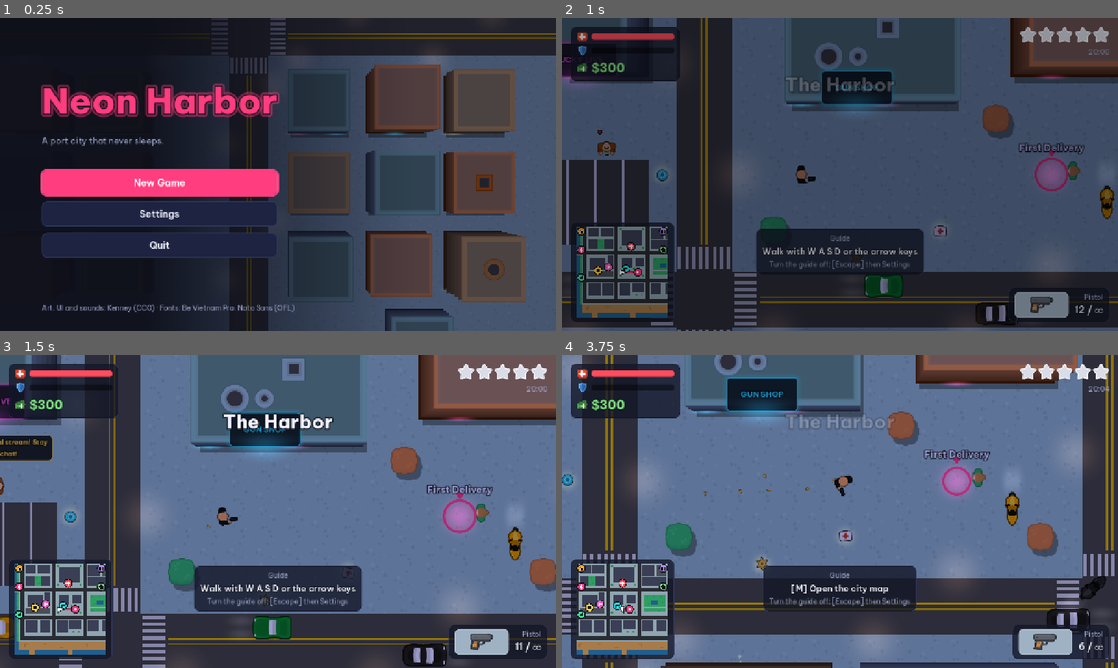
Above: before the commit, frames 1-4 (two rows, left to right).
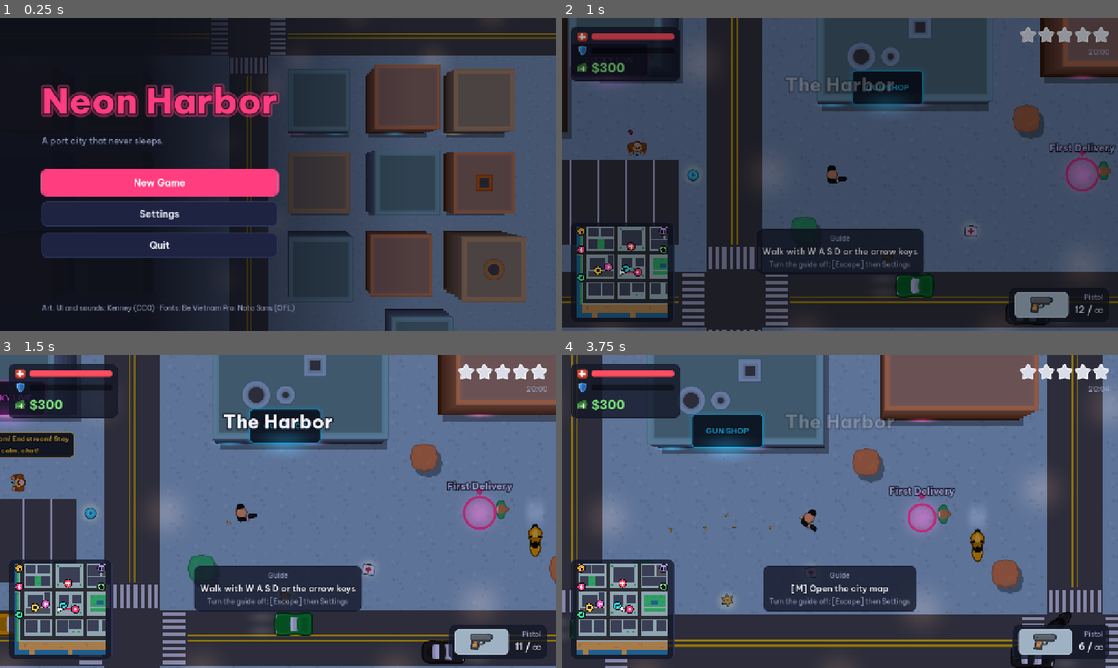
Above: after the commit, the same moments.

Repository: quzkhanh/neon-harbor
Game: Godot game, scene res://scenes/menu.tscn
Two runs of this game, one before a commit and one after it. Both use one fixed random seed, a clock stepped at 60 frames per second and the inputs below.
Inputs (mouse positions are in pixels of both pictures, inside the frame that each line leads up to):
- Up to frame 1 (0.25 s): no input
- Up to frame 2 (1 s): click "New Game" at 0.5 s
- Up to frame 3 (1.5 s): tap Enter (ui_accept) at 1.25 s; move the mouse to (400, 495) at 1.27 s; press the mouse at (400, 495) at 1.28 s; hold D (move_right) from 1.28 s (still down)
- Up to frame 4 (3.75 s): tap Enter (ui_accept) at 1.52 s; release D (move_right) at 2 s; release the mouse at (962, 495) at 2 s; drag from (728, 527) to (867, 577) at 2.02 s; move the mouse to (895, 442) at 2.77 s; hold D (move_right) 2.78-3.5 s; hold H (horn) 2.78-3.5 s; click (895, 442) at 3.05 s; drag from (812, 574) to (990, 589) at 3.52 s

Frame 1 is identical in both runs. In frame 2, 24% of the frame differs, in the area x 0-100%, y 0-100%; in frame 3, 24%; in frame 4, 44%.

Commit message:
Smooth motion and gentler screen shake: physics interpolation, enemy fire no longer shakes the screen
- Enable 2D physics interpolation so walking and driving no longer judder on 75/120/144 Hz screens
  (measured on-screen wobble drops from ~1.5 px per frame to ~0.01 px).
- CameraRig interpolates its target between physics ticks itself (2D has no interpolated global transform)
  and turns automatic interpolation off in _init so Camera2D keeps updating every frame.
- Turn interpolation off for nodes that set their transform every frame (BuildingDepth, Effects layer,
  menu backdrop camera); run transform tweens on the physics tick; reset interpolation after teleports.
- Only the player's own gunfire shakes the camera, as melee already did.
- Screen shake follows smooth noise at a fixed rate instead of a new random offset every frame.
- The look-ahead point eases toward its goal, so a car bouncing back from a crash no longer whips the camera.

Diff:
--- a/game/project.godot
+++ b/game/project.godot
@@ -52,6 +52,7 @@
 
 2d/default_gravity=0.0
 common/physics_ticks_per_second=60
+common/physics_interpolation=true
 
 [rendering]
 
--- a/game/scripts/actors/ally.gd
+++ b/game/scripts/actors/ally.gd
@@ -45,6 +45,7 @@
 	if not on:
 		var spot := player().global_position + Vector2(randf_range(-40, 40), 40)
 		global_position = spot if not city.data.is_solid(MapData.world_to_cell(spot)) else player().global_position
+		reset_physics_interpolation()
 
 
 func _enemy() -> Node2D:
--- a/game/scripts/actors/emote.gd
+++ b/game/scripts/actors/emote.gd
@@ -30,7 +30,7 @@
 
 
 func _ready() -> void:
-	var t := create_tween()
+	var t := create_tween().set_process_mode(Tween.TWEEN_PROCESS_PHYSICS)
 	t.tween_property(self, "scale", Vector2.ONE, 0.15).set_trans(Tween.TRANS_BACK).set_ease(Tween.EASE_OUT)
 	t.tween_interval(LIFE)
 	t.tween_property(self, "modulate:a", 0.0, 0.3)
--- a/game/scripts/actors/human.gd
+++ b/game/scripts/actors/human.gd
@@ -169,7 +169,7 @@
 	body.scale = Vector2.ONE
 	var slide := dir.normalized() * Tuning.CORPSE_SLIDE
 	Fx.blood_pool(global_position + slide)
-	var tween := create_tween().set_parallel()
+	var tween := create_tween().set_parallel().set_process_mode(Tween.TWEEN_PROCESS_PHYSICS)
 	tween.tween_property(body, "rotation", facing + PI * 0.5 * signf(dir.x + 0.01), 0.25)
 	tween.tween_property(body, "position", slide, 0.25).set_ease(Tween.EASE_OUT)
 	died.emit(self)
--- a/game/scripts/actors/player.gd
+++ b/game/scripts/actors/player.gd
@@ -172,6 +172,7 @@
 	var v := vehicle
 	vehicle = null
 	global_position = v.exit_point()
+	reset_physics_interpolation()
 	if v.velocity.length() > Tuning.BAIL_SPEED:
 		knocked = Tuning.KNOCKDOWN_TIME * 0.5
 		knock_velocity = v.velocity * 0.5
@@ -198,6 +199,7 @@
 	if vehicle:
 		exit_vehicle()
 	global_position = pos
+	reset_physics_interpolation()
 	alive = true
 	knocked = 0.0
 	knock_velocity = Vector2.ZERO
--- a/game/scripts/actors/siren_lights.gd
+++ b/game/scripts/actors/siren_lights.gd
@@ -20,6 +20,8 @@
 		g.scale = Vector2.ONE * 0.8
 		add_child(g)
 		_glows.append(g)
+	_glows[0].position = Vector2(-2, -BAR.y * 0.35)
+	_glows[1].position = Vector2(-2, BAR.y * 0.35)
 
 
 func set_active(on: bool) -> void:
@@ -39,8 +41,6 @@
 	var red_on := active and fmod(Time.get_ticks_msec() / 1000.0, PERIOD * 2.0) < PERIOD
 	_glows[0].modulate.a = 0.8 if red_on else 0.0
 	_glows[1].modulate.a = 0.8 if active and not red_on else 0.0
-	_glows[0].position = Vector2(-2, -BAR.y * 0.35)
-	_glows[1].position = Vector2(-2, BAR.y * 0.35)
 	queue_redraw()
 
 
--- a/game/scripts/combat/combat.gd
+++ b/game/scripts/combat/combat.gd
@@ -23,7 +23,8 @@
 			_flame(shooter, w, origin, angle)
 	if w.kind != "flame" or randf() < 0.2:
 		Sfx.play_at(w.sound, origin, 0.0, randf_range(0.94, 1.06))
-	Fx.shake(float(w.shake))
+	if shooter is Player:
+		Fx.shake(float(w.shake))
 	shooter.get_tree().call_group("listeners", "hear_gunshot", origin, shooter)
 
 
--- a/game/scripts/core/tuning.gd
+++ b/game/scripts/core/tuning.gd
@@ -37,6 +37,7 @@
 const LOOK_AHEAD := 150.0
 const LOOK_AHEAD_DRIVING := 0.45  # giây nhìn trước theo vận tốc xe
 const CAMERA_SMOOTH := 6.0
+const LOOK_SMOOTH := 2.5  # điểm nhìn trước đổi dần: xe bật ngược khi đâm không quét cả khung hình theo
 # Điều khiển cảm ứng (đơn vị khung 1280×720; nhân Game.settings.touch_scale)
 const TOUCH_STICK_RADIUS := 110.0
 const TOUCH_KNOB := 46.0
@@ -274,6 +275,7 @@
 # Hiệu ứng
 const SHAKE_DECAY := 2.2
 const SHAKE_MAX_OFFSET := 18.0
+const SHAKE_FREQ := 14.0  # rung theo nhiễu mượt chừng này nhịp mỗi giây, không nhảy ngẫu nhiên từng frame
 const TRACER_TIME := 0.06
 const MUZZLE_TIME := 0.05
 
--- a/game/scripts/missions/activity_race.gd
+++ b/game/scripts/missions/activity_race.gd
@@ -43,6 +43,7 @@
 	v.global_position = pos
 	v.rotation = heading.angle()
 	v.velocity = Vector2.ZERO
+	v.reset_physics_interpolation()
 
 
 func _countdown() -> void:
--- a/game/scripts/missions/missions.gd
+++ b/game/scripts/missions/missions.gd
@@ -65,6 +65,7 @@
 	_rosa.visible = n > 0
 	if n > 0:
 		_rosa.global_position = giver_pos(n) + GIVER_OFFSET
+		_rosa.reset_physics_interpolation()
 
 
 func _process(_delta: float) -> void:
@@ -126,6 +127,7 @@
 		if city.player.vehicle:
 			city.player.exit_vehicle()
 		city.player.global_position = giver_pos(n)
+		city.player.reset_physics_interpolation()
 		start(n, false)
 
 
--- a/game/scripts/ui/backdrop.gd
+++ b/game/scripts/ui/backdrop.gd
@@ -20,6 +20,7 @@
 	add_child(tint)
 	_camera = Camera2D.new()
 	_camera.zoom = Vector2.ONE * ZOOM
+	_camera.physics_interpolation_mode = Node.PHYSICS_INTERPOLATION_MODE_OFF
 	add_child(_camera)
 	_camera.make_current()
 	var rect := map.data.world_rect()
--- a/game/scripts/world/building_depth.gd
+++ b/game/scripts/world/building_depth.gd
@@ -16,6 +16,7 @@
 
 func build(data: MapData, tileset: TileSet, walls: TileMapLayer, wall_table: Dictionary) -> void:
 	process_priority = 1  # sau CameraRig: dùng tâm camera (kể cả rung) của chính frame này
+	physics_interpolation_mode = Node.PHYSICS_INTERPOLATION_MODE_OFF  # tự đặt transform từng frame qua RenderingServer
 	_source = tileset.get_source(0)
 	walls.modulate = Palette.WALL_BASE
 	var heights := [Tuning.BUILDING_RISE_LOW, Tuning.BUILDING_RISE_HIGH]
--- a/game/scripts/world/camera_rig.gd
+++ b/game/scripts/world/camera_rig.gd
@@ -2,14 +2,28 @@
 extends Camera2D
 ## Camera bám người chơi, nhìn trước theo hướng ngắm (đi bộ) hoặc vận tốc (lái xe).
 ## Dịch `position` (không dùng offset) để limit_* vẫn giữ khung hình trong bản đồ; offset chỉ dùng để rung.
+## Physics interpolation chỉ nội suy 2D phía server (không có get_global_transform_interpolated), nên camera tắt nội suy tự động
+## và tự nội suy vị trí mục tiêu giữa hai tick vật lý: bám theo đúng chỗ nhân vật đang được vẽ, không giật theo nhịp 60Hz.
 
 const ZOOM_WALK := 1.0
 const ZOOM_DRIVE := 0.78
 const ZOOM_SMOOTH := 2.0
+const TELEPORT := 256.0  # mục tiêu nhảy xa hơn chừng này trong một tick: dịch chuyển tức thời, không nội suy
 
 var target: Player
 var trauma := 0.0
 var _bounds := Rect2()
+var _tick_from := Vector2.ZERO
+var _tick_to := Vector2.ZERO
+var _look := Vector2.ZERO
+var _shake_time := 0.0
+var _noise := FastNoiseLite.new()
+
+
+func _init() -> void:
+	_noise.frequency = 1.0
+	physics_interpolation_mode = Node.PHYSICS_INTERPOLATION_MODE_OFF  # trước khi vào cây, không thì Camera2D tự ép sang cập nhật theo tick
+	process_physics_priority = 1  # sau Player/Vehicle: lấy vị trí đã di chuyển của chính tick này
 
 
 func _ready() -> void:
@@ -24,6 +38,8 @@
 	limit_right = int(world.end.x)
 	limit_bottom = int(world.end.y)
 	global_position = player.global_position
+	_tick_from = _followed()
+	_tick_to = _tick_from
 	make_current()
 
 
@@ -31,24 +47,40 @@
 	trauma = minf(trauma + amount / Tuning.SHAKE_MAX_OFFSET, 1.0)
 
 
+func _physics_process(_delta: float) -> void:
+	if target == null:
+		return
+	_tick_from = _tick_to
+	_tick_to = _followed()
+	if _tick_from.distance_to(_tick_to) > TELEPORT:
+		_tick_from = _tick_to
+
+
+func _followed() -> Vector2:
+	return target.vehicle.global_position if target.vehicle else target.global_position
+
+
 func _process(delta: float) -> void:
 	if target == null:
 		return
 	var v := target.vehicle
-	var goal := target.global_position
+	var look := Vector2.ZERO
 	var zoom_goal := ZOOM_WALK
 	if v:
-		goal = v.global_position + v.velocity * Tuning.LOOK_AHEAD_DRIVING
+		look = v.velocity * Tuning.LOOK_AHEAD_DRIVING
 		zoom_goal = lerpf(ZOOM_WALK, ZOOM_DRIVE, clampf(v.velocity.length() / float(v.spec.max_speed), 0.0, 1.0) + 0.3)
 	elif target.alive:
-		goal += target.aim_vector() * Tuning.LOOK_AHEAD
+		look = target.aim_vector() * Tuning.LOOK_AHEAD
+	_look = _look.lerp(look, 1.0 - exp(-Tuning.LOOK_SMOOTH * delta))
+	var goal := _tick_from.lerp(_tick_to, Engine.get_physics_interpolation_fraction()) + _look
 	zoom = zoom.lerp(Vector2.ONE * zoom_goal, minf(ZOOM_SMOOTH * delta, 1.0))
 	var half := get_viewport_rect().size / zoom * 0.5
 	goal = goal.clamp(_bounds.position + half, (_bounds.end - half).max(_bounds.position + half))
 	global_position = global_position.lerp(goal, 1.0 - exp(-Tuning.CAMERA_SMOOTH * delta))
 	trauma = maxf(trauma - Tuning.SHAKE_DECAY * delta, 0.0)
 	var amount := trauma * trauma * Tuning.SHAKE_MAX_OFFSET
-	offset = Vector2(randf_range(-1, 1), randf_range(-1, 1)) * amount
+	_shake_time += delta * Tuning.SHAKE_FREQ
+	offset = Vector2(_noise.get_noise_2d(_shake_time, 0.0), _noise.get_noise_2d(0.0, _shake_time)) * amount
 
 
 ## Tâm khung hình thật (để spawn/despawn ngoài màn hình).
--- a/game/scripts/world/cheats.gd
+++ b/game/scripts/world/cheats.gd
@@ -54,6 +54,7 @@
 	var p := city.player
 	var v := city.spawn_vehicle("super", MapData.world_to_cell(p.global_position), p.facing)
 	v.global_position = p.global_position + Vector2.from_angle(p.facing) * Tuning.TILE * 1.5
+	v.reset_physics_interpolation()
 	Game.notice.emit(tr("CHEAT_CAR"))
 
 
--- a/game/scripts/world/city.gd
+++ b/game/scripts/world/city.gd
@@ -38,6 +38,7 @@
 	add_child(Ramps.new())
 	effects = Node2D.new()
 	effects.name = "Effects"
+	effects.physics_interpolation_mode = Node.PHYSICS_INTERPOLATION_MODE_OFF  # vòng nhiệm vụ, vật phẩm, hiệu ứng: dịch theo frame hoặc đứng yên
 	add_child(effects)
 	Fx.root = effects
 	actors = Node2D.new()
--- a/game/scripts/world/helicopter.gd
+++ b/game/scripts/world/helicopter.gd
@@ -143,7 +143,7 @@
 	Fx.shake(8.0)
 	_spot.visible = false
 	downed.emit()
-	var t := create_tween().set_parallel()
+	var t := create_tween().set_parallel().set_process_mode(Tween.TWEEN_PROCESS_PHYSICS)
 	t.tween_property(_body, "scale", Vector2.ONE * 0.55, 1.2)
 	t.tween_property(_body, "rotation", _body.rotation + 6.0, 1.2)
 	t.tween_property(_body, "position", Vector2.ZERO, 1.2)
--- a/game/scripts/world/properties.gd
+++ b/game/scripts/world/properties.gd
@@ -32,6 +32,7 @@
 		if owns("safehouses", i) and not stored.is_empty() and DataDB.vehicles().has(stored.kind):
 			var v := city.spawn_vehicle(stored.kind, MapData.world_to_cell(safehouses[i]), 0.0, stored.sprite)
 			v.global_position = _garage_spot(i)
+			v.reset_physics_interpolation()
 			v.set_meta("garage", i)
 
 
--- a/game/scripts/world/roadblocks.gd
+++ b/game/scripts/world/roadblocks.gd
@@ -51,6 +51,7 @@
 	var across: Vector2 = spot.across
 	var car := city.spawn_vehicle("police", MapData.world_to_cell(center), across.angle())
 	car.global_position = center
+	car.reset_physics_interpolation()
 	city.police._cars.append(car)  # còi/đèn và dọn xe theo Police như xe cảnh sát khác
 	var nodes: Array = [car, SpikeStrip.make(city.effects, center - along * Tuning.TILE * 1.6, across.angle(), Tuning.TILE * 2.0)]
 	for s in [-1.0, 1.0].slice(0, maxi(city.police.room(), 0)):
